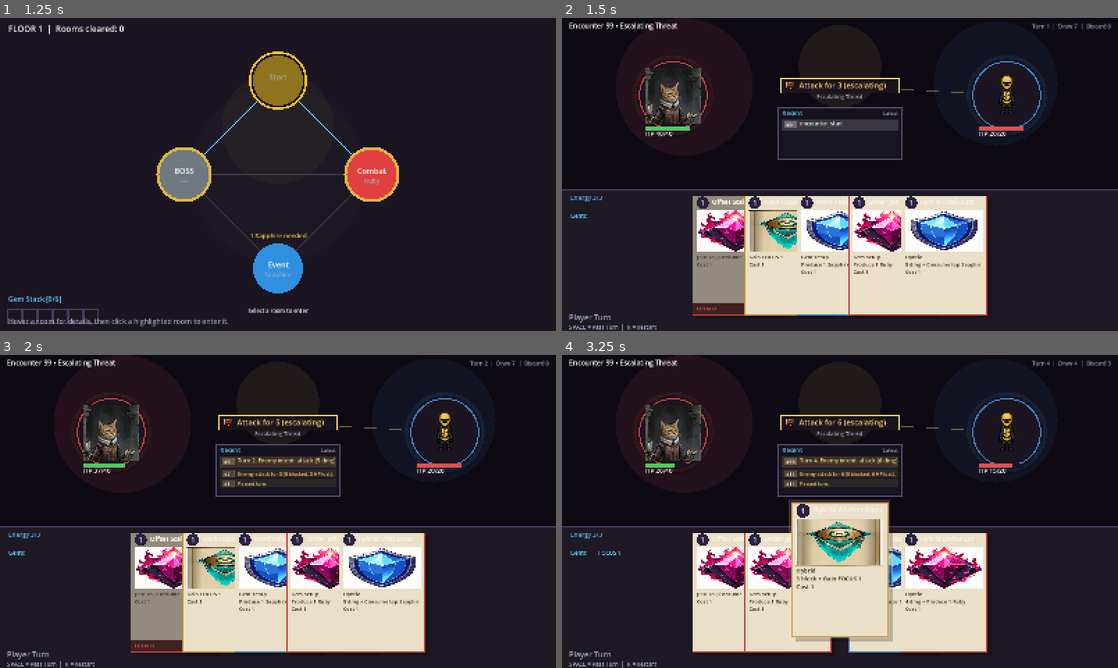
Above: before the commit, frames 1-4 (two rows, left to right).
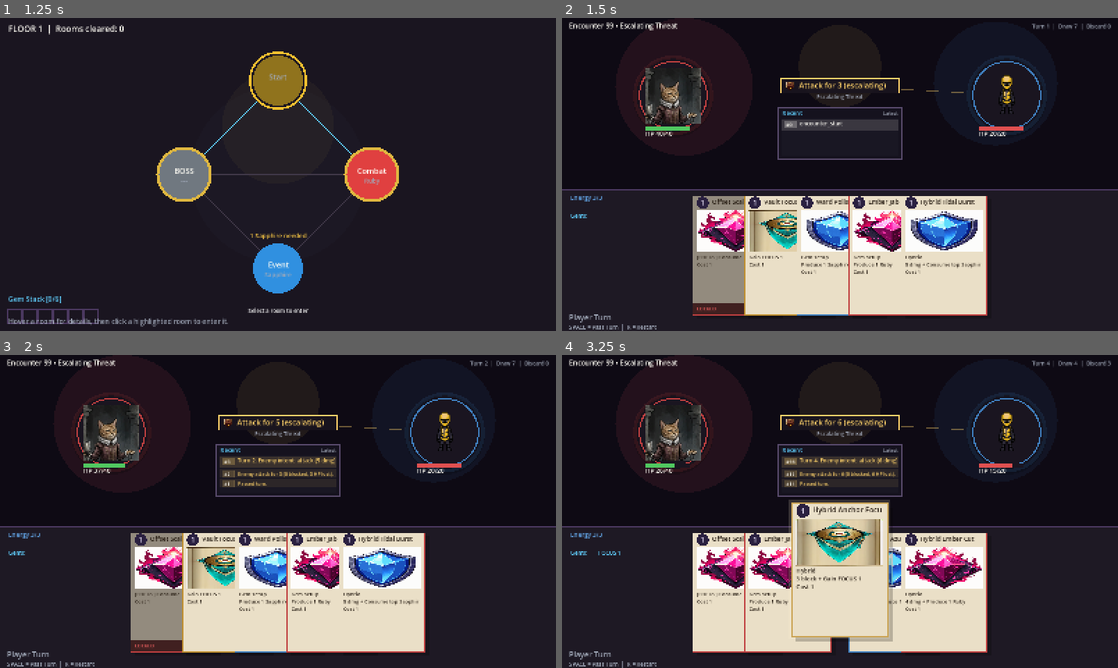
Above: after the commit, the same moments.

Repository: thrazznos/cardGame1
Game: Godot game, scene res://scenes/floor/floor_run.tscn
The game is run twice, just before and just after one commit, with the same random seed, the same clock (stepped at 60 frames per second) and the same inputs.
Inputs (mouse positions are in pixels of both pictures, inside the frame that each line leads up to):
- Up to frame 1 (1.25 s): tap Enter at 0.5 s; tap 1 at 0.6 s; click (278, 174) at 0.67 s; tap Space at 0.77 s
- Up to frame 2 (1.5 s): tap Space at 1.25 s; move the mouse to (728, 190) at 1.27 s; tap 2 at 1.35 s; click (728, 190) at 1.42 s
- Up to frame 3 (2 s): tap Space at 1.52 s
- Up to frame 4 (3.25 s): tap Enter at 2 s; move the mouse to (840, 511) at 2.02 s; tap 3 at 2.1 s; click (840, 511) at 2.17 s; tap Space at 2.75, 3.02 s; move the mouse to (812, 574) at 2.77 s; tap 4 at 2.85 s; click (812, 574) at 2.92 s

Frame 1 is identical in both runs. In frame 2, 0.4% of the frame differs, in the area x 27-75%, y 57-60%; in frame 3, 0.4%; in frame 4, 0.4%.

Commit message:
docs: add Sprint 013 plan and initial polish fixes (#18)
* chore: track generated asset import metadata

* docs: add sprint 013 plan and taskboard

* fix: darken card title text for readability

* fix: remove duplicate card title rendering

Diff:
--- a/src/ui/combat_stage/combat_stage_controller.gd
+++ b/src/ui/combat_stage/combat_stage_controller.gd
@@ -329,7 +329,6 @@
 	# Title bar
 	var title_rect := Rect2(draw_pos + Vector2(3, 3), Vector2(card_w - 6, title_h))
 	var display_name: String = _resolve_display_name(card_id)
-	draw_string(font, draw_pos + Vector2(padding + cost_size + 8, title_h * 0.7), display_name, HORIZONTAL_ALIGNMENT_LEFT, int(inner_w - cost_size - 8), int(title_h * 0.55), UITheme.CARD_TITLE_TEXT)
 	draw_string(font, draw_pos + Vector2(padding + cost_size + 8, title_h * 0.7), display_name, HORIZONTAL_ALIGNMENT_LEFT, int(inner_w - cost_size - 8), max(12, int(title_h * 0.55)), UITheme.CARD_TITLE_TEXT)
 
 	# Cost badge (top-left circle)
--- a/src/ui/theme.gd
+++ b/src/ui/theme.gd
@@ -39,7 +39,7 @@
 
 # ── Card inner regions ────────────────────────────────────────────────
 const CARD_TITLE_BG := Color("#33261a")
-const CARD_TITLE_TEXT := Color("#f7efe2")
+const CARD_TITLE_TEXT := Color("#2c2218")
 const CARD_TEXT := Color("#2c2218")
 const CARD_TEXT_MUTED := Color("#6d5d49")
 const CARD_COST_BG := Color("#2a2040")
Not shown, added: assets/generated/cards/card_vault_focus_seal_polish_md.png.import
Not shown, added: assets/generated/ui/reward/reward_seal_steward_polish.png.import
Not shown, added: production/sprints/sprint-013-taskboard.md
Not shown, added: production/sprints/sprint-013.md
